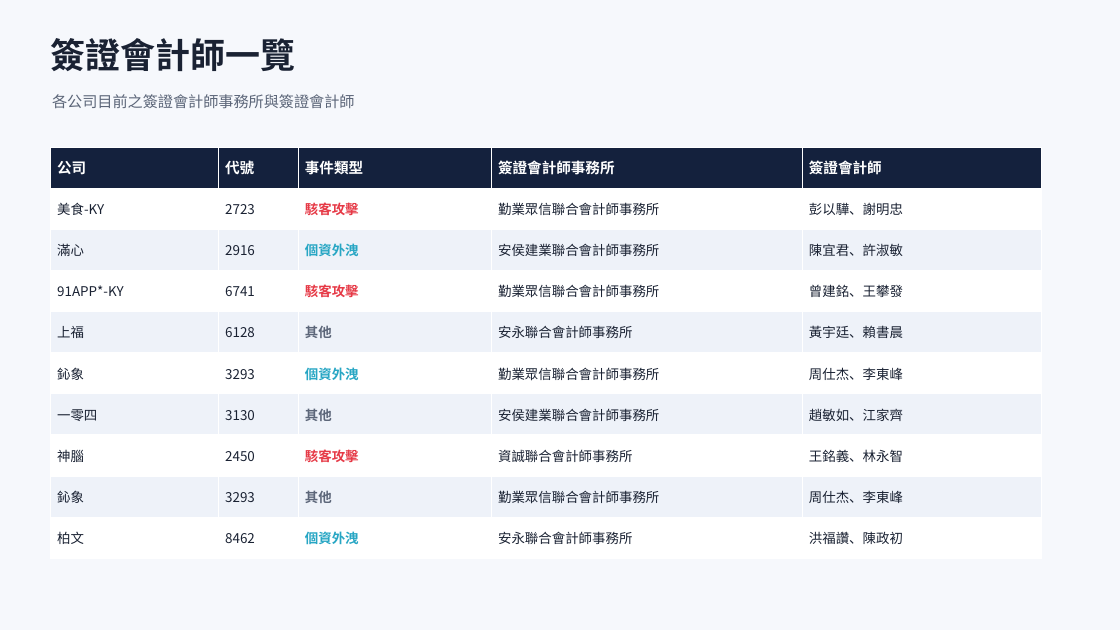
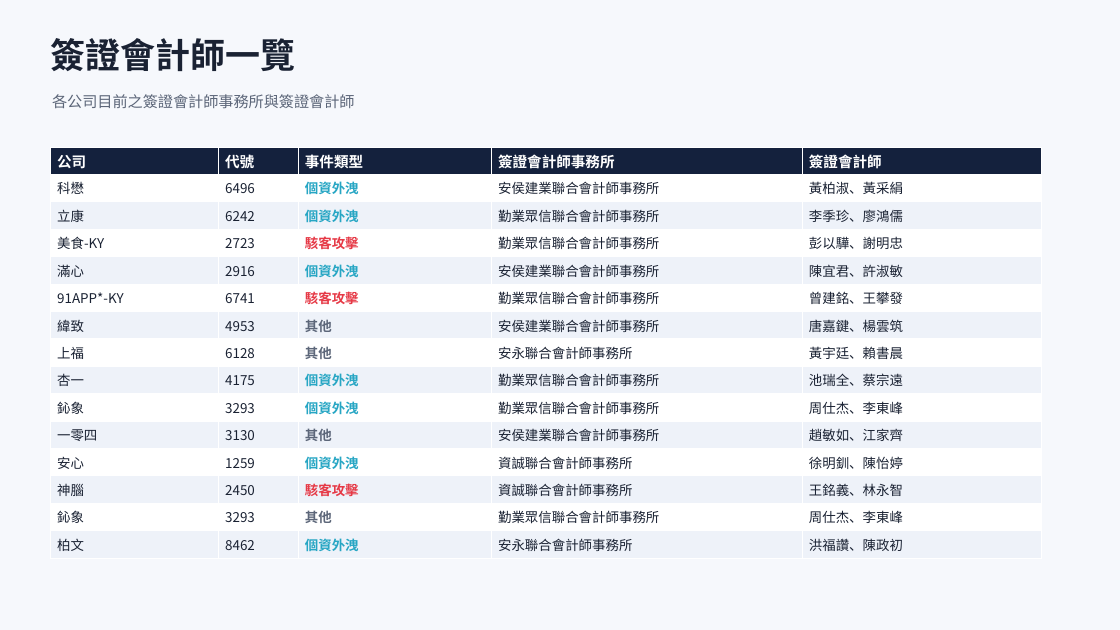
Before and after one commit to Johnnylin77/mops-isec-monitor, a slide deck: slide 4 of 資安事件因應分析.pptx. Drawn at 1120x630 pixels with LibreOffice and Linux fonts; fonts in the diff are those of the drawing. Boxes give left, top, right and bottom in pixels: in the first picture for what was removed or moved away, otherwise in the second. Text is boxed around its words. In the diff, an @@ line names an element or a change of style, - is before the commit and + after.

```diff
--- a/資安事件因應分析.pptx
+++ b/資安事件因應分析.pptx
@@ table at (50,147,1042,559) @@
+row 2: 科懋 | 6496 | 個資外洩 | 安侯建業聯合會計師事務所 | 黃柏淑、黃采絹
+row 3: 立康 | 6242 | 個資外洩 | 勤業眾信聯合會計師事務所 | 李季珍、廖鴻儒
+row 7: 緯致 | 4953 | 其他 | 安侯建業聯合會計師事務所 | 唐嘉鍵、楊雲筑
+row 9: 杏一 | 4175 | 個資外洩 | 勤業眾信聯合會計師事務所 | 池瑞全、蔡宗遠
+row 12: 安心 | 1259 | 個資外洩 | 資誠聯合會計師事務所 | 徐明釧、陳怡婷
```
Also in this commit, not shown: 6 other slides changed, 1 slide added, 2 other files.
